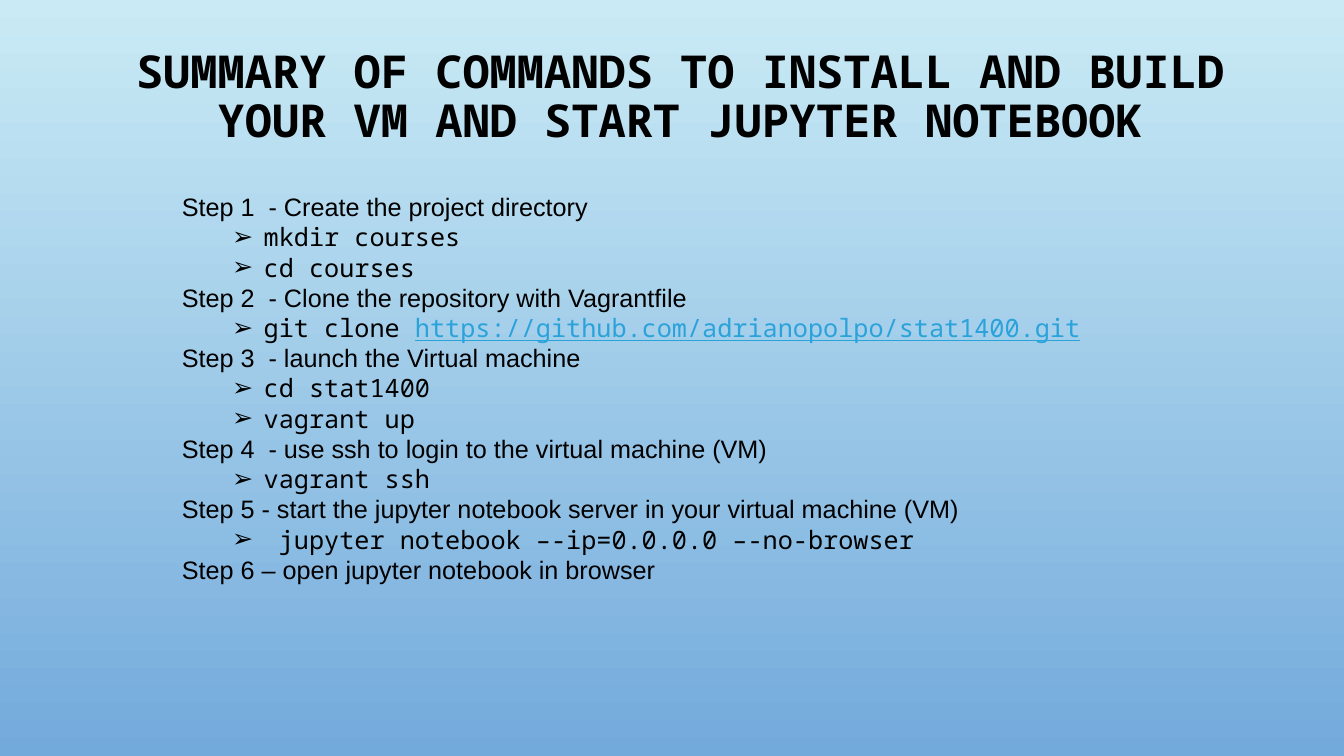
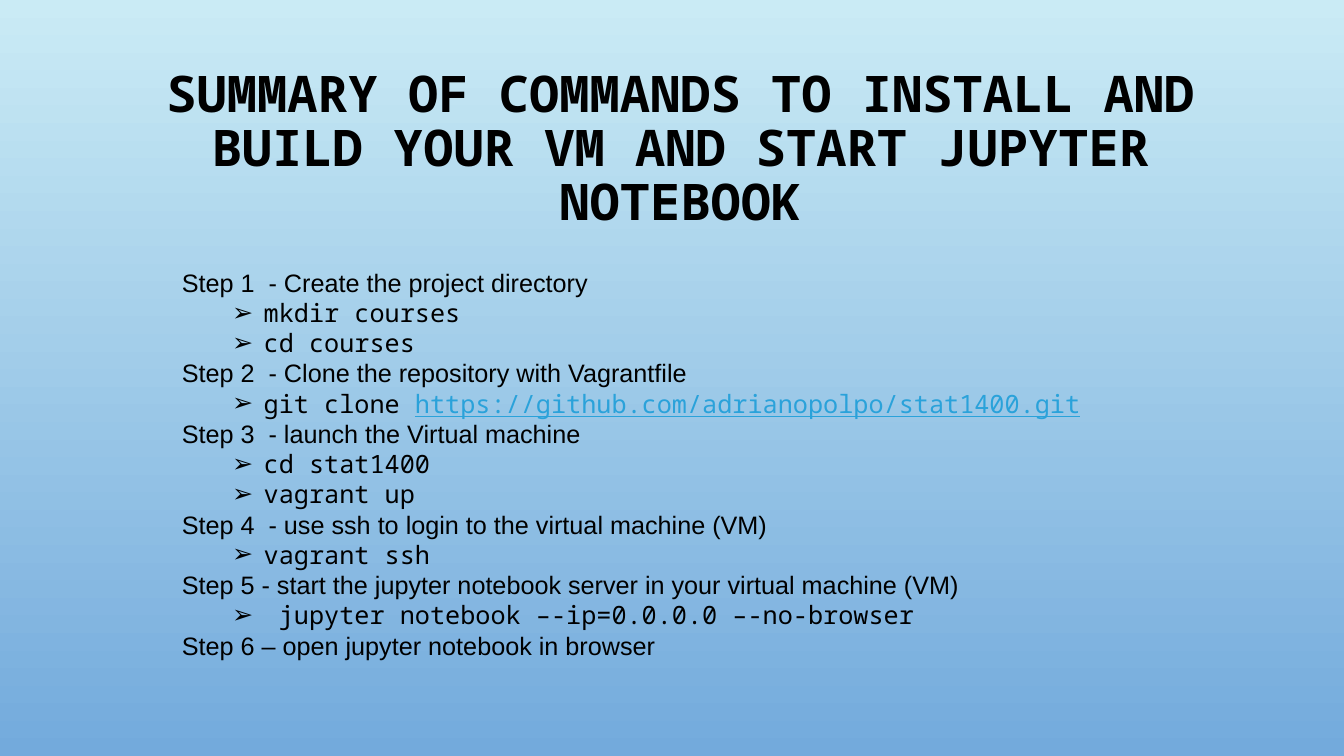
Before and after one commit to adrianopolpo/stat1400, a slide deck: slide 13 of VM_instructions.pptx. Drawn at 1344x756 pixels with LibreOffice and Linux fonts; fonts in the diff are those of the drawing; background and template pictures are left out. Boxes give left, top, right and bottom in pixels: in the first picture for what was removed or moved away, otherwise in the second. Text is boxed around its words. In the diff, an @@ line names an element or a change of style, - is before the commit and + after.

```diff
--- a/VM_instructions.pptx
+++ b/VM_instructions.pptx
@@ title "SUMMARY OF COMMANDS TO INSTALL ...": place and size @@
-title "SUMMARY OF COMMANDS TO INSTALL ..." at bbox=[136, 55, 1224, 138]
+title "SUMMARY OF COMMANDS TO INSTALL ..." at bbox=[166, 75, 1195, 221]
@@ title "SUMMARY OF COMMANDS TO INSTALL ..." at bbox=[166, 75, 1195, 221]: size 32.4 to 36 pt @@
@@ text "Step 1 - Create the ...": place and size @@
-text "Step 1 - Create the ..." at bbox=[182, 197, 1080, 585]
+text "Step 1 - Create the ..." at bbox=[182, 273, 1080, 660]
```
Also in this commit, not shown: 12 other slides changed, 4 slides added.
